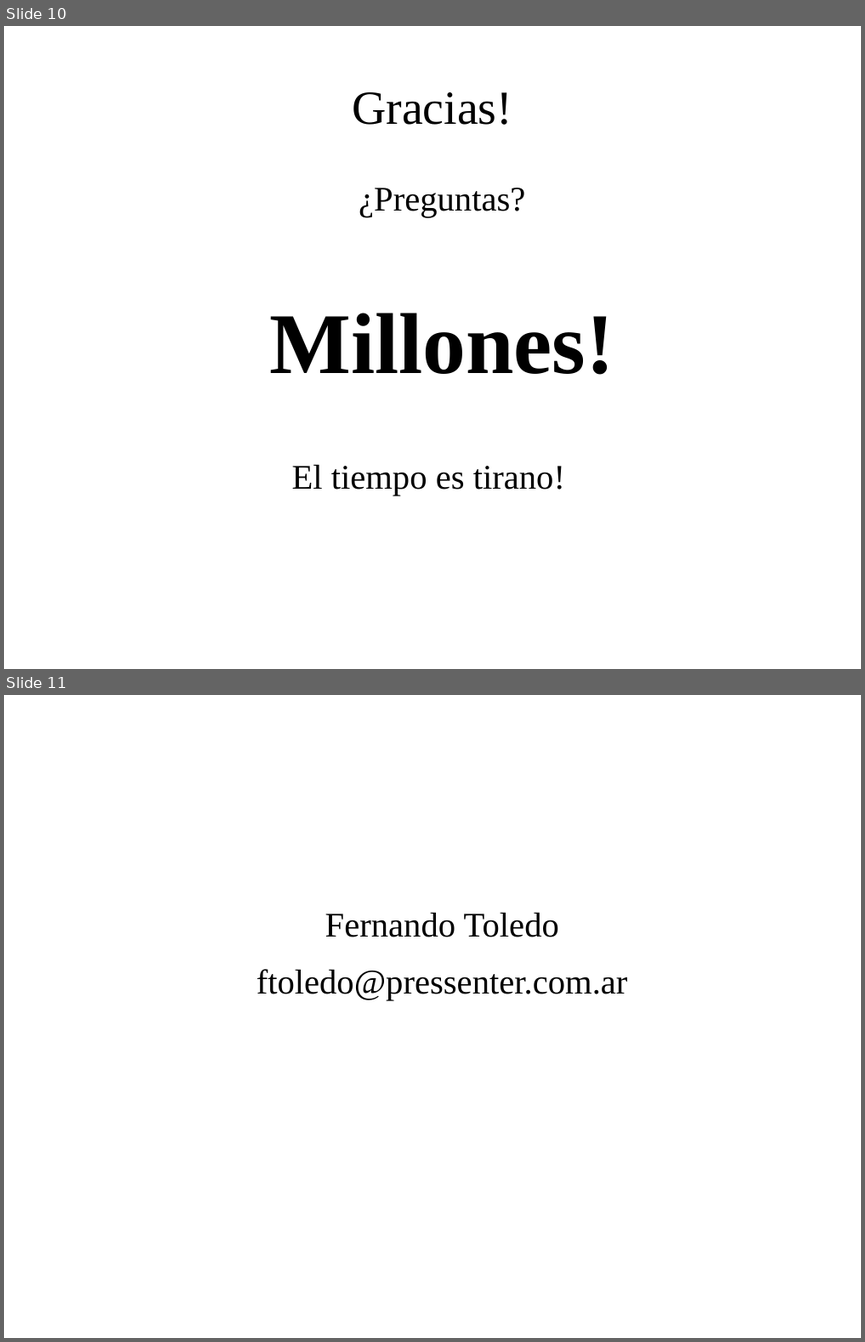
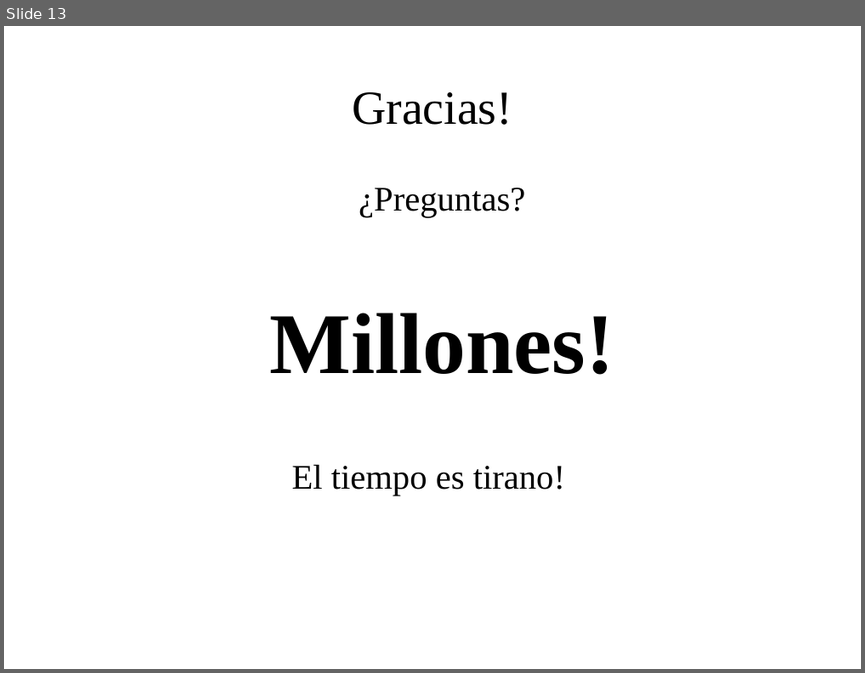
Before and after one commit to HuayraLinux/charlas, a slide deck: talleres/empaquetado/empaquetando.odp. Shown one above the other, each under a label of ours: slides 10 and 11 before the commit, slide 13 after it. The pictures are 865x1342 and 865x673 pixels, drawn with LibreOffice and Linux fonts; fonts in the diff are those of the drawing; background and template pictures are left out. Boxes give left, top, right and bottom in pixels: in the first picture for what was removed or moved away, otherwise in the second. Text is boxed around its words. In the diff, an @@ line names an element or a change of style, - is before the commit and + after.

```diff
--- a/talleres/empaquetado/empaquetando.odp
+++ b/talleres/empaquetado/empaquetando.odp
@@ slide 11 removed at box(4, 695, 861, 1338), background picture (left out) @@
@@ text removed at box(256, 912, 628, 1000) @@
-Fernando Toledo
-ftoledo@pressenter.com.ar
@@ what was slide 10 is now slide 13 @@
```
Also in this commit, not shown: 5 slides changed, 4 slides added, 1 other file.
